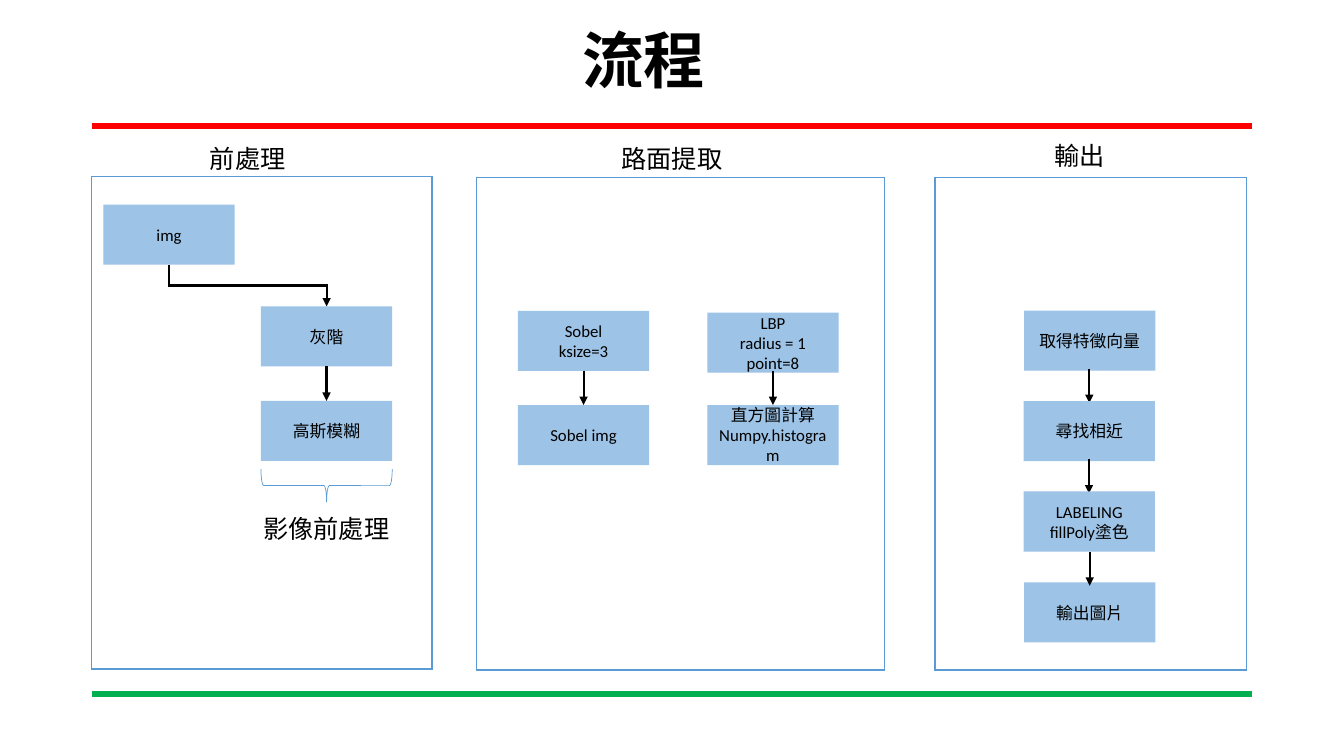
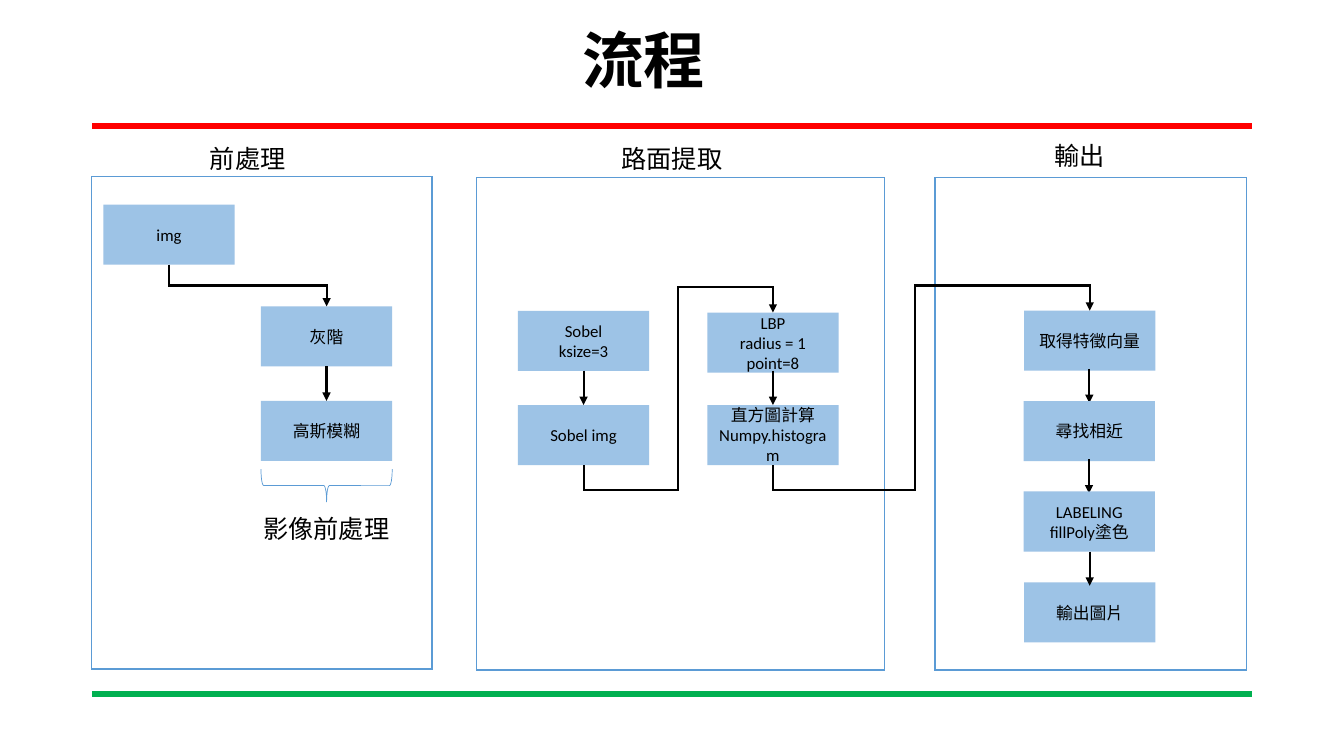
Before and after one commit to CCH147/113embedded-image, a slide deck: slide 2 of 嵌入式影像處理_1024.pptx. Drawn at 1344x756 pixels with LibreOffice and Linux fonts; fonts in the diff are those of the drawing; background and template pictures are left out. Boxes give left, top, right and bottom in pixels: in the first picture for what was removed or moved away, otherwise in the second. Text is boxed around its words. In the diff, an @@ line names an element or a change of style, - is before the commit and + after.

Commit message:
added pptx

```diff
--- a/嵌入式影像處理_1024.pptx
+++ b/嵌入式影像處理_1024.pptx
@@ elbow arrow added from (584, 466) to (773, 313), #000000 1.5 pt @@
@@ elbow arrow added from (773, 465) to (1090, 311), #000000 1.5 pt @@
```
